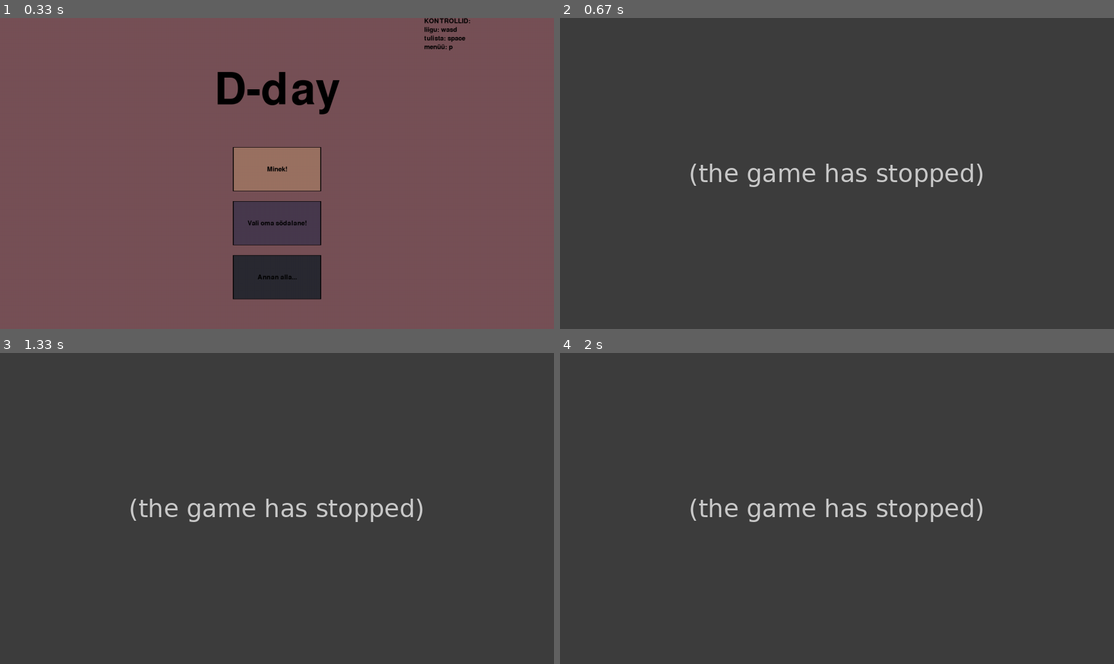
Above: before the commit, frames 1-4 (two rows, left to right).
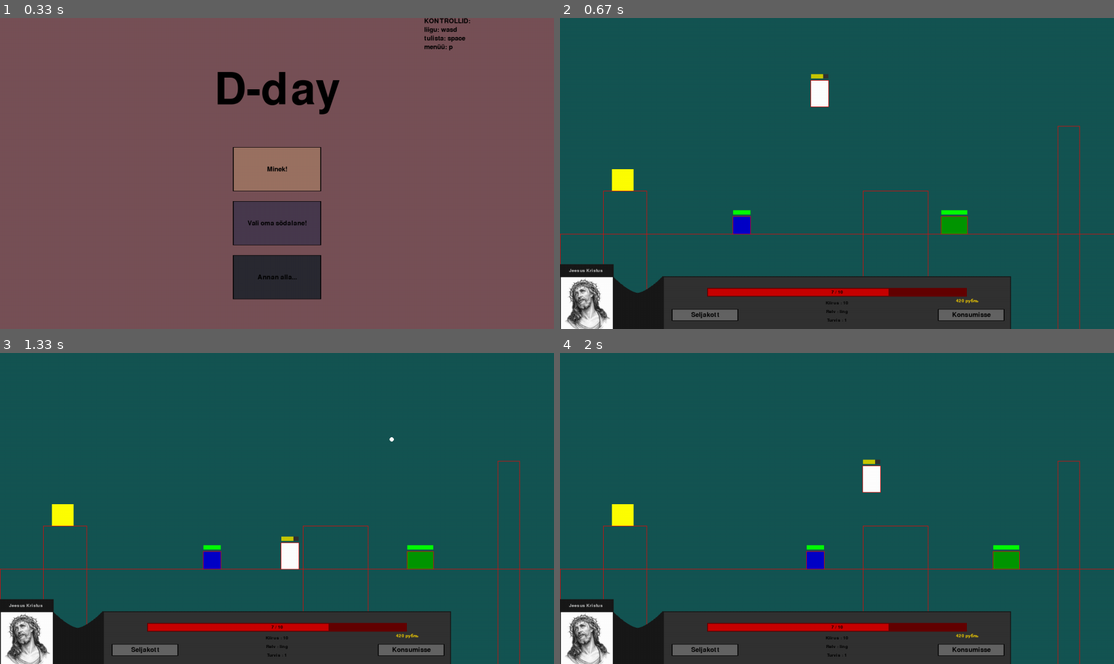
Above: after the commit, the same moments.

Repository: KarupoegPuhh/2020-projekt
Game: pygame game, started from MAIN.py
The game is run twice, just before and just after one commit, with the same random seed, the same clock (stepped at 60 frames per second) and the same inputs.
Inputs:
- Up to frame 1 (0.33 s): no input
- Up to frame 2 (0.67 s): click "Minek!" at 0.38 s
- Up to frame 3 (1.33 s): tap Space at 0.67, 1.07 s; hold D from 1 s (still down)
- Up to frame 4 (2 s): tap Space at 1.37, 1.57, 1.9 s; release D at 1.47 s; hold W 1.5-1.8 s; hold D from 1.83 s (still down)

Frame 1 is identical in both runs. In frame 2, 91% of the frame differs, in the area x 0-100%, y 0-100%; in frame 3, 91%; in frame 4, 91%.
Error before the commit: AttributeError: 'Varustus' object has no attribute 'draw' (maailm.py line 168); the game stopped at 0.43 s (later frames are placeholders)

Commit message:
itemid per screen korras

Diff:
--- a/ekraanid.py
+++ b/ekraanid.py
@@ -1,18 +1,24 @@
 from põrand import *
 from vastased import *
+from player_lisad import *
+import maailm
 
-screenid = {
-    -1:[],
-    0:[Põrand(100,200,400),Põrand(700,850,400),Põrand(750+400,800+400,250)],
-    1:[Põrand(10+400,800+400,250),Põrand(100,400,400),Põrand(700,720,600)],
-    2:[]
-    }
+def screenide_loomine():
+    return {
+        -1:[],
+        0:[Põrand(100,200,400),Põrand(700,850,400),Põrand(750+400,800+400,250)],
+        1:[Põrand(10+400,800+400,250),Põrand(100,400,400),Põrand(700,720,600)],
+        2:[]
+        }
 
-vastased_ekraanis = {
-    -1:[Vampiir(200, 500, 75, 50, 5, 8, 3, (200,0,0), 300, 0.1), Preester(100, 500, 50, 50, 4, 2, 1, (50,50,50), 2, 3, 0.5)],
-    0:[Jälitaja(400, 500, 40, 40, 5, 10, 1,(0,0,200)), Zombie(860, 500, 60, 40, 3, 10, 5, (0,150,0), 280)],
-    1:[Jälitaja(900, 250, 40, 40, 6, 20, 1,(0,0,200))],
-    2:[Lind(700, 100, 50, 50, 6, 10, 1, (200,200,200), 400, 5, 200)]
-    }
+def vastaste_loomine():
+    return {
+        -1:[Vampiir(200, 500, 75, 50, 5, 8, 3, (200,0,0), 300, 0.1), Preester(100, 500, 50, 50, 4, 2, 1, (50,50,50), 2, 3, 0.5)],
+        0:[Jälitaja(400, 500, 40, 40, 5, 10, 1,(0,0,200)), Zombie(860, 500, 60, 40, 3, 10, 5, (0,150,0), 280)],
+        1:[Jälitaja(900, 250, 40, 40, 6, 20, 1,(0,0,200))],
+        2:[Lind(700, 100, 50, 50, 6, 10, 1, (200,200,200), 400, 5, 200)]
+        }
 
-item_ekraanis = {}
+def itemite_loomine():
+    print("LÕIN")
+    return {0:[Item(120, 350, 50, 50, maailm.kasukas, "Sa leidsid rõivaid!")]}
--- a/maailm.py
+++ b/maailm.py
@@ -103,7 +103,7 @@
     #OBJEKTID
     global pole_sein_p, pole_sein_v
     global Tom
-    global kuulid, vastased, põrandad, rahad
+    global kuulid, vastased, põrandad, rahad, itemid
     global hernepüss, kartulikahur, ling, railgun
     global kasukas
 
@@ -112,17 +112,9 @@
     kuulide_cd = 0
     kuulide_maxcount = 500
     vastased = []
-    põrandad = []
+    põrandad = None
     rahad = []
-
-    #level layout
-    global screen
-    screen = 0
-    global screenid
-
-    for scr in screenid:
-        põrand1 = Põrand(0,laius,500)
-        screenid[scr].append(põrand1)
+    itemid = None
 
     #Relvad
     ling = Relvad(2, 30, 5, (255,255,255), 15, 1, True,"ling", "Walter PPK")
@@ -130,7 +122,23 @@
     kartulikahur = Relvad(20, 40, 10, (161,127,27), 13, 0, False,"kartulikaur", "Käsikahur")
     railgun = Relvad(0.2, 0, 20, (4,217,255),10 , 0, True,"midagi erakordset", "EMP gun")
     #Varustus
-    kasukas = Varustus(0, 5, False, False, "vammus", 130, 325)
+    kasukas = Varustus(0, 5, False, False, "vammus")
+
+    #level layout
+    global screen
+    global screenid
+    global vastased_ekraanis
+    screenid = screenide_loomine()
+    screen = 0
+    vastased_ekraanis = vastaste_loomine()
+    itemid_ekraanis = itemite_loomine()
+    print(itemid_ekraanis)
+
+    for scr in screenid:
+        põrand1 = Põrand(0,laius,500)
+        screenid[scr].append(põrand1)
+
+
     #Et mängjal oleks alguses relv
     Tom = Player(580, 100, 40, 60, ling)
 
@@ -165,7 +173,8 @@
             kuul.draw(aken)
 
         databar()
-        kasukas.draw(aken)
+        for item in itemid:
+            item.draw(aken)
 
         pg.display.update()
         dt = clock.tick(30)
@@ -266,11 +275,13 @@
     def vaheta_ekraani():
         global põrandad
         global vastased
+        global itemid
         for i in vastased:
             i.player_väljub(Tom)
         #uued platformide objektid
         põrandad = screenid.get(screen, [])
         vastased = vastased_ekraanis.get(screen,[])
+        itemid = itemid_ekraanis.get(screen,[])
         for i in vastased:
             i.player_siseneb(Tom)
 
@@ -437,8 +448,9 @@
                 vastane.move(dt, Tom)
 
         #Collision varustusega
-        if kasukas.x < Tom.x < kasukas.x + kasukas.laius and kasukas.y < Tom.y < kasukas.y + kasukas.kõrgus:
-            kasukas.collision = True
+        for item in itemid:
+            if item.x < Tom.x + Tom.laius / 2 < item.x + item.laius and item.y < Tom.y + Tom.pikkus / 2 < item.y + item.kõrgus:
+                item.collision = True
 
         #vaheta screeni paremale
         if Tom.x+Tom.laius/2 > laius:
--- a/player_lisad.py
+++ b/player_lisad.py
@@ -45,18 +45,12 @@
         self.nimi_data = nimi_data
 
 class Varustus:
-    def __init__(self, speed, armor, equipped, unlocked, nimi, x, y):
+    def __init__(self, speed, armor, equipped, unlocked, nimi):
         self.armor = armor
         self.speed = speed
         self.equipped = equipped
         self.unlocked = unlocked
-        self.collision = False
         self.nimi = nimi
-        self.x = x
-        self.y = y
-        self.laius = 60
-        self.kõrgus = 60
-        self.aeg = 0
 
     def equip(self, Tom):
         if not self.equipped:
@@ -68,27 +62,31 @@
             self.equipped = False
             Tom.armor -= self.armor
 
-class Collectable():
-    def __init__(self, x, y, laius, kõrgus, asi):
+class Item():
+    def __init__(self, x, y, laius, kõrgus, asi, tekst):
         self.x = x
         self.y = y
         self.laius = laius
         self.kõrgus = kõrgus
         self.asi = asi
+        self.tekst = tekst
+        self.collision = False
+        self.aeg = 0
 
     def draw(self, aken):
-        if not self.unlocked:
+        print("joonistasin")
+        if not self.asi.unlocked:
             pg.draw.rect(aken, (255,255,0), (self.x, self.y, self.laius, self.kõrgus))
-        if not self.unlocked and self.collision:
-            self.unlocked = True
+        if not self.asi.unlocked and self.collision:
+            self.asi.unlocked = True
             self.aeg = pg.time.get_ticks()
         self.unlocked_sõnum()
 
     def unlocked_sõnum(self):
         aeg = pg.time.get_ticks()
-        if self.unlocked and self.aeg + 2000 >= aeg:
+        if self.asi.unlocked and self.aeg + 2000 >= aeg:
             #self.aeg += 1
-            TextSurf, TextRect = text_objects("Sa leidsid midagi", largeText)
+            TextSurf, TextRect = text_objects(self.tekst, largeText)
             TextRect.center = ((laius // 2), (170))
             aken.blit(TextSurf, TextRect)
             pg.display.update()
